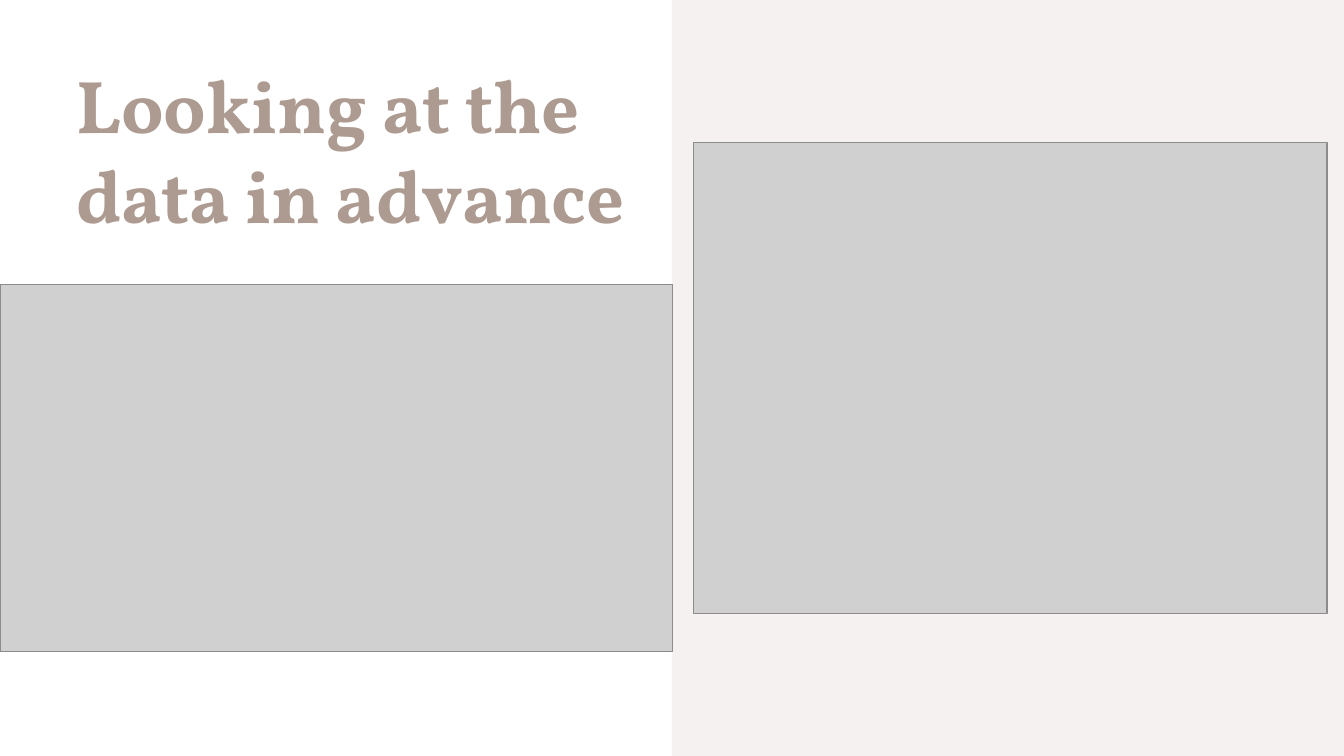
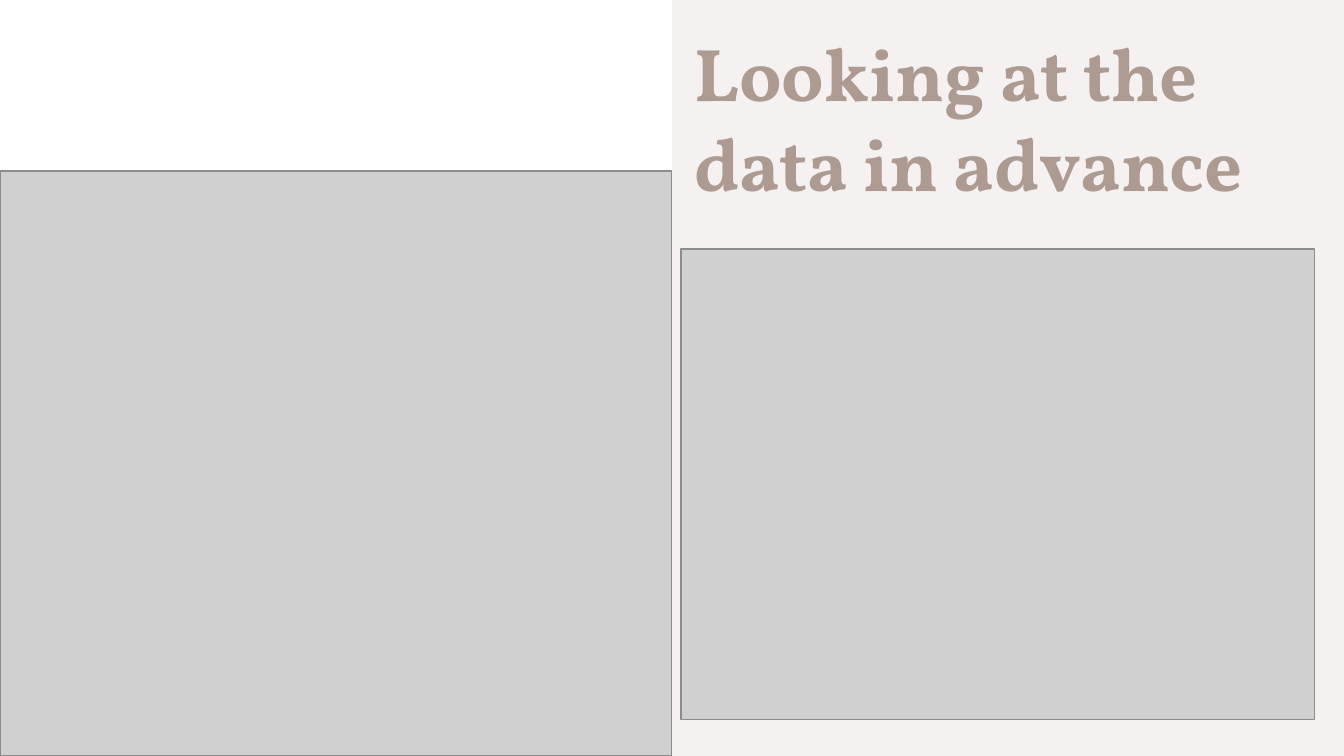
Before and after one commit to domenico-rgs/EFSA-Project, a slide deck: slide 5 of Presentation.pptx. Drawn at 1344x756 pixels with LibreOffice and Linux fonts; fonts in the diff are those of the drawing; grey boxes stand for pictures. Boxes give left, top, right and bottom in pixels: in the first picture for what was removed or moved away, otherwise in the second. Text is boxed around its words. In the diff, an @@ line names an element or a change of style, - is before the commit and + after.

```diff
--- a/Presentation.pptx
+++ b/Presentation.pptx
@@ text "Looking at the data in ...": place and size @@
-text "Looking at the data in ..." at bbox=[76, 80, 625, 224]
+text "Looking at the data in ..." at bbox=[694, 48, 1243, 192]
@@ picture: place and size @@
-picture at bbox=[0, 285, 673, 652]
+picture at bbox=[0, 171, 672, 755]
@@ picture: place and size @@
-picture at bbox=[694, 142, 1327, 613]
+picture at bbox=[681, 249, 1314, 719]
```
Also in this commit, not shown: 4 other slides changed, 5 other files.
